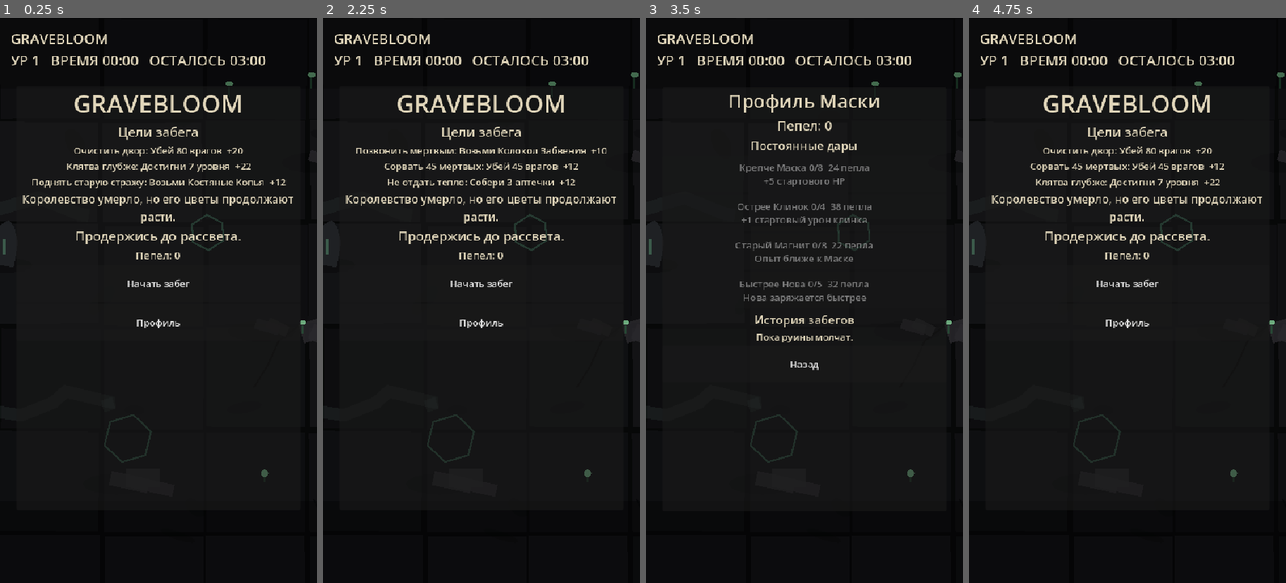
Above: before the commit, frames 1-4 (left to right).
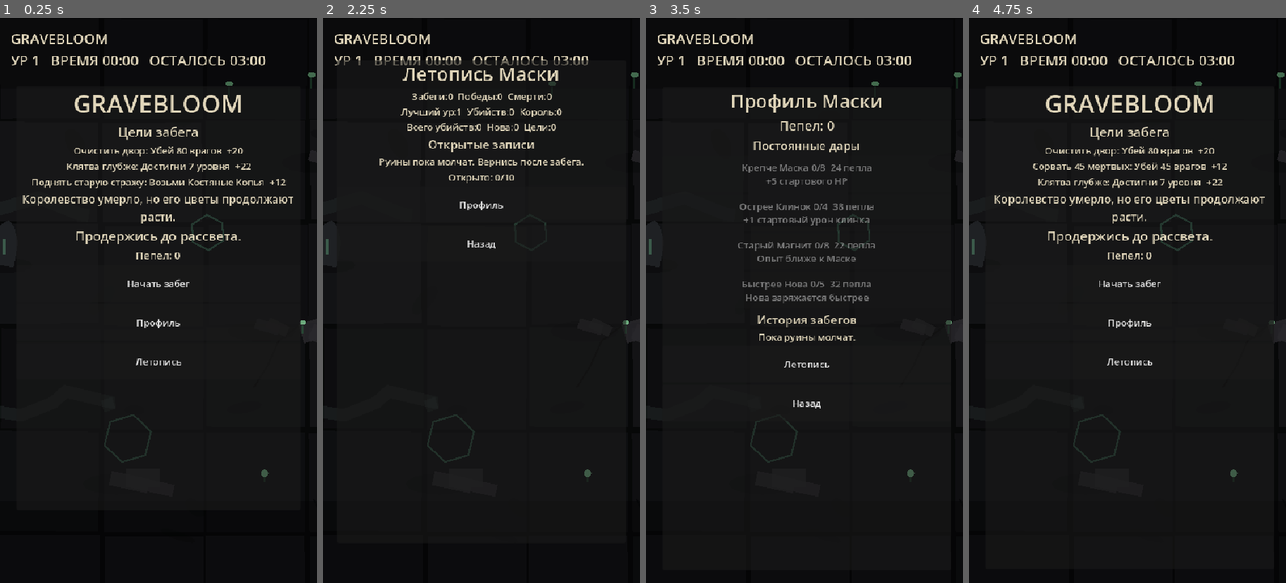
Above: after the commit, the same moments.

Repository: kotlinhustle/gravebloom
Game: Godot game, scene res://scenes/main.tscn
Two runs of this game, one before a commit and one after it. Both use one fixed random seed, a clock stepped at 60 frames per second and the inputs below.
Inputs (mouse positions are in pixels of both pictures, inside the frame that each line leads up to):
- Up to frame 1 (0.25 s): no input
- Up to frame 2 (2.25 s): click "Профиль" at 0.5 s; click "Назад" at 1.25 s; click (481, 362) at 2 s, where only the run after the commit has a clickable "Летопись"
- Up to frame 3 (3.5 s): click "Профиль" at 2.75 s
- Up to frame 4 (4.75 s): click (1130, 362) at 3.5 s, where only the run after the commit has a clickable "Летопись"; click (1127, 244) at 4.25 s, where only the run after the commit has a clickable "Назад"

The runs differ from the first frame. In frame 1, less than 0.1% of the frame differs, in the area x 42-58%, y 60-62%; in frame 2, 5.6%, in the area x 4-96%, y 7-56%; in frame 3, 3.8%; in frame 4, 4.5%.

Commit message:
Add mask codex progression

Diff:
--- a/scripts/main.gd
+++ b/scripts/main.gd
@@ -98,6 +98,18 @@
 	{"id": "nova_3", "title": "Трижды раскрыть цветок", "description": "Нова сработает 3 раза", "reward": 18, "type": "nova_casts", "target": 3},
 	{"id": "health_3", "title": "Не отдать тепло", "description": "Собери 3 аптечки", "reward": 12, "type": "health_packs", "target": 3},
 ]
+const CODEX_ENTRIES := [
+	{"id": "first_death", "title": "Первая трещина", "text": "Маска треснула. Руины запомнили звук.", "reward": 8},
+	{"id": "first_victory", "title": "Первый рассвет", "text": "Gravebloom отступил, но корни не умерли.", "reward": 18},
+	{"id": "king_seen", "title": "Пустой трон", "text": "Король-Могила встал без подданных и без лица.", "reward": 12},
+	{"id": "king_killed", "title": "Сломанная корона", "text": "Корона упала, а земля все еще ждала приказа.", "reward": 30},
+	{"id": "blood_blade", "title": "Клинок пьет", "text": "Живой Клинок вспомнил кровь и стал голоднее Маски.", "reward": 18},
+	{"id": "bone_spears", "title": "Старая стража", "text": "Кости поднялись не ради жизни, а ради последнего приказа.", "reward": 12},
+	{"id": "bell", "title": "Звон забвения", "text": "Колокол прозвучал там, где больше некому было скорбеть.", "reward": 12},
+	{"id": "three_runs", "title": "Третья клятва", "text": "Трижды Маска входила в руины. На четвертый раз руины ждали.", "reward": 10},
+	{"id": "hundred_kills", "title": "Сад мертвых", "text": "Сто тел легли в землю. Цветы стали выше.", "reward": 16},
+	{"id": "nova_ten", "title": "Сердце цветка", "text": "Нова раскрывалась снова и снова, как зеленая звезда под кожей.", "reward": 14},
+]
 
 var player: Player
 var living_blade: Node2D
@@ -122,9 +134,13 @@
 var last_run_lore := ""
 var last_run_ash := 0
 var last_run_goal_ash := 0
+var last_run_codex_ash := 0
+var last_run_codex_unlocks: Array[String] = []
 var run_reward_recorded := false
 var profile_ash := 0
 var profile_upgrades: Dictionary = {}
+var profile_stats: Dictionary = {}
+var codex_unlocked: Dictionary = {}
 var run_history: Array = []
 var relic_pick_counts: Dictionary = {}
 var relic_pick_order: Array[String] = []
@@ -683,6 +699,7 @@
 	_add_overlay_label("Пепел: %d" % profile_ash, 18)
 	_add_overlay_button("Начать забег", _start_run)
 	_add_overlay_button("Профиль", _show_profile_screen)
+	_add_overlay_button("Летопись", _show_codex_screen)
 
 func _start_run() -> void:
 	if game_state != "start":
@@ -724,6 +741,37 @@
 		var history_count: int = min(HISTORY_LIMIT, run_history.size())
 		for entry in run_history.slice(0, history_count):
 			_add_overlay_label(_format_history_entry(entry), 15)
+	_add_overlay_button("Летопись", _show_codex_screen)
+	_add_overlay_button("Назад", _show_start_screen)
+
+func _show_codex_screen() -> void:
+	_clear_world_entities()
+	game_state = "codex"
+	get_tree().paused = true
+	build_label.visible = false
+	hp_bar.visible = false
+	xp_bar.visible = false
+	_hide_boss_ui()
+	upgrade_panel.visible = false
+	joystick_base.visible = false
+	ultimate_button.visible = false
+	ultimate_bar.visible = false
+	_configure_overlay(Vector2(24, 72), Vector2(492, 820))
+	overlay_panel.visible = true
+	_clear_container(overlay_list)
+	_add_overlay_label("Летопись Маски", 32)
+	_add_overlay_label(_format_codex_stats(), 16)
+	_add_overlay_label("Открытые записи", 20)
+	var opened := 0
+	for entry in CODEX_ENTRIES:
+		var entry_data: Dictionary = entry
+		if codex_unlocked.has(String(entry_data["id"])):
+			opened += 1
+			_add_overlay_label("%s\n%s" % [String(entry_data["title"]), String(entry_data["text"])], 15)
+	if opened <= 0:
+		_add_overlay_label("Руины пока молчат. Вернись после забега.", 16)
+	_add_overlay_label("Открыто: %d/%d" % [opened, CODEX_ENTRIES.size()], 16)
+	_add_overlay_button("Профиль", _show_profile_screen)
 	_add_overlay_button("Назад", _show_start_screen)
 
 func _reset_run() -> void:
@@ -743,6 +791,8 @@
 	last_run_lore = ""
 	last_run_ash = 0
 	last_run_goal_ash = 0
+	last_run_codex_ash = 0
+	last_run_codex_unlocks.clear()
 	run_reward_recorded = false
 	completed_goal_ids.clear()
 	relic_pick_counts.clear()
@@ -2167,9 +2217,12 @@
 	_add_overlay_label(last_run_result, 20)
 	_add_overlay_label(last_run_lore, 18)
 	_add_overlay_label("Время: %s   Уровень: %d   Убийства: %d" % [_format_time(elapsed), level, kill_count], 18)
-	_add_overlay_label("Получено пепла: %d   Цели: +%d   Всего: %d" % [last_run_ash, last_run_goal_ash, profile_ash], 18)
+	_add_overlay_label("Пепел: %d   Цели:+%d   Летопись:+%d" % [last_run_ash, last_run_goal_ash, last_run_codex_ash], 18)
+	_add_overlay_label("Всего пепла: %d" % profile_ash, 18)
 	_add_overlay_label("Осколки: %d/%d" % [xp, xp_to_next], 16)
 	_add_overlay_label("Цели:\n%s" % _format_goal_summary(false), 15)
+	if not last_run_codex_unlocks.is_empty():
+		_add_overlay_label("Летопись открыла: %s" % ", ".join(last_run_codex_unlocks), 15)
 	var build_summary := _format_relic_summary()
 	if not build_summary.is_empty():
 		_add_overlay_label("Реликвии: %s" % build_summary, 16)
@@ -2184,7 +2237,8 @@
 	run_reward_recorded = true
 	_update_run_goals()
 	last_run_goal_ash = _calculate_goal_reward()
-	last_run_ash = _calculate_ash_reward(victory) + last_run_goal_ash
+	last_run_codex_ash = _update_codex_after_run(victory)
+	last_run_ash = _calculate_ash_reward(victory) + last_run_goal_ash + last_run_codex_ash
 	profile_ash += last_run_ash
 	var history_entry := {
 		"victory": victory,
@@ -2193,7 +2247,9 @@
 		"kills": kill_count,
 		"ash": last_run_ash,
 		"goal_ash": last_run_goal_ash,
+		"codex_ash": last_run_codex_ash,
 		"goals": _format_goal_summary(true),
+		"codex": ", ".join(last_run_codex_unlocks),
 		"build": _format_relic_summary(),
 		"date": Time.get_datetime_string_from_system(false, true),
 	}
@@ -2287,6 +2343,80 @@
 		return "Нет выполненных целей"
 	return "\n".join(parts)
 
+func _update_codex_after_run(victory: bool) -> int:
+	_increment_profile_stat("runs", 1)
+	_increment_profile_stat("victories" if victory else "deaths", 1)
+	_increment_profile_stat("kills_total", kill_count)
+	_increment_profile_stat("nova_casts_total", nova_cast_count)
+	_increment_profile_stat("health_packs_total", health_pack_count)
+	_increment_profile_stat("objectives_completed", completed_goal_ids.size())
+	if grave_king_killed:
+		_increment_profile_stat("grave_king_kills", 1)
+	if blood_blade_evolved:
+		_increment_profile_stat("blood_blade_evolutions", 1)
+	_set_profile_stat_max("best_level", level)
+	_set_profile_stat_max("best_kills", kill_count)
+	_set_profile_stat_max("best_time", int(floor(elapsed)))
+
+	var reward := 0
+	if not victory:
+		reward += _unlock_codex_entry("first_death")
+	if victory:
+		reward += _unlock_codex_entry("first_victory")
+	if dread_boss_spawned:
+		reward += _unlock_codex_entry("king_seen")
+	if grave_king_killed:
+		reward += _unlock_codex_entry("king_killed")
+	if blood_blade_evolved:
+		reward += _unlock_codex_entry("blood_blade")
+	if bone_spears_unlocked:
+		reward += _unlock_codex_entry("bone_spears")
+	if oblivion_bell_unlocked:
+		reward += _unlock_codex_entry("bell")
+	if int(profile_stats.get("runs", 0)) >= 3:
+		reward += _unlock_codex_entry("three_runs")
+	if int(profile_stats.get("kills_total", 0)) >= 100:
+		reward += _unlock_codex_entry("hundred_kills")
+	if int(profile_stats.get("nova_casts_total", 0)) >= 10:
+		reward += _unlock_codex_entry("nova_ten")
+	return reward
+
+func _unlock_codex_entry(entry_id: String) -> int:
+	if codex_unlocked.has(entry_id):
+		return 0
+	var entry := _codex_entry_by_id(entry_id)
+	if entry.is_empty():
+		return 0
+	codex_unlocked[entry_id] = true
+	last_run_codex_unlocks.append(String(entry["title"]))
+	return int(entry["reward"])
+
+func _codex_entry_by_id(entry_id: String) -> Dictionary:
+	for entry in CODEX_ENTRIES:
+		var entry_data: Dictionary = entry
+		if String(entry_data["id"]) == entry_id:
+			return entry_data
+	return {}
+
+func _increment_profile_stat(stat_id: String, amount: int) -> void:
+	profile_stats[stat_id] = int(profile_stats.get(stat_id, 0)) + amount
+
+func _set_profile_stat_max(stat_id: String, value: int) -> void:
+	profile_stats[stat_id] = max(int(profile_stats.get(stat_id, 0)), value)
+
+func _format_codex_stats() -> String:
+	return "Забеги:%d  Победы:%d  Смерти:%d\nЛучший ур:%d  Убийств:%d  Король:%d\nВсего убийств:%d  Нова:%d  Цели:%d" % [
+		int(profile_stats.get("runs", 0)),
+		int(profile_stats.get("victories", 0)),
+		int(profile_stats.get("deaths", 0)),
+		int(profile_stats.get("best_level", 1)),
+		int(profile_stats.get("best_kills", 0)),
+		int(profile_stats.get("grave_king_kills", 0)),
+		int(profile_stats.get("kills_total", 0)),
+		int(profile_stats.get("nova_casts_total", 0)),
+		int(profile_stats.get("objectives_completed", 0)),
+	]
+
 func _pick_lore_line(lines: Array) -> String:
 	if lines.is_empty():
 		return ""
@@ -2308,15 +2438,28 @@
 	if typeof(upgrades) == TYPE_DICTIONARY:
 		for upgrade_id in META_UPGRADES.keys():
 			profile_upgrades[String(upgrade_id)] = int(upgrades.get(String(upgrade_id), 0))
+	var stats: Variant = data.get("stats", {})
+	if typeof(stats) == TYPE_DICTIONARY:
+		var stats_data: Dictionary = stats
+		for stat_id in stats_data.keys():
+			profile_stats[String(stat_id)] = int(stats_data.get(stat_id, 0))
+	var codex: Variant = data.get("codex", {})
+	if typeof(codex) == TYPE_DICTIONARY:
+		var codex_data: Dictionary = codex
+		for entry_id in codex_data.keys():
+			if bool(codex_data.get(entry_id, false)):
+				codex_unlocked[String(entry_id)] = true
 	var history: Variant = data.get("history", [])
 	if typeof(history) == TYPE_ARRAY:
 		run_history = history
 
 func _save_profile() -> void:
 	var data := {
-		"version": 1,
+		"version": 2,
 		"ash": profile_ash,
 		"upgrades": profile_upgrades,
+		"stats": profile_stats,
+		"codex": codex_unlocked,
 		"history": run_history.slice(0, HISTORY_LIMIT),
 	}
 	var file := FileAccess.open(SAVE_PATH, FileAccess.WRITE)
@@ -2329,6 +2472,21 @@
 	profile_upgrades.clear()
 	for upgrade_id in META_UPGRADES.keys():
 		profile_upgrades[String(upgrade_id)] = 0
+	profile_stats = {
+		"runs": 0,
+		"victories": 0,
+		"deaths": 0,
+		"kills_total": 0,
+		"best_level": 1,
+		"best_kills": 0,
+		"best_time": 0,
+		"grave_king_kills": 0,
+		"blood_blade_evolutions": 0,
+		"nova_casts_total": 0,
+		"health_packs_total": 0,
+		"objectives_completed": 0,
+	}
+	codex_unlocked.clear()
 	run_history.clear()
 
 func _profile_upgrade_level(upgrade_id: String) -> int:
@@ -2373,13 +2531,14 @@
 		return ""
 	var title := "Победа" if bool(entry.get("victory", false)) else "Смерть"
 	var time_text := _format_time(float(entry.get("time", 0.0)))
-	return "%s  %s  ур.%d  убийств:%d  +%d  цели:+%d" % [
+	return "%s  %s  ур.%d  убийств:%d  +%d  цели:+%d  лет:+%d" % [
 		title,
 		time_text,
 		int(entry.get("level", 1)),
 		int(entry.get("kills", 0)),
 		int(entry.get("ash", 0)),
 		int(entry.get("goal_ash", 0)),
+		int(entry.get("codex_ash", 0)),
 	]
 
 func _update_hud() -> void:
Not shown, changed: AGENTS.md
